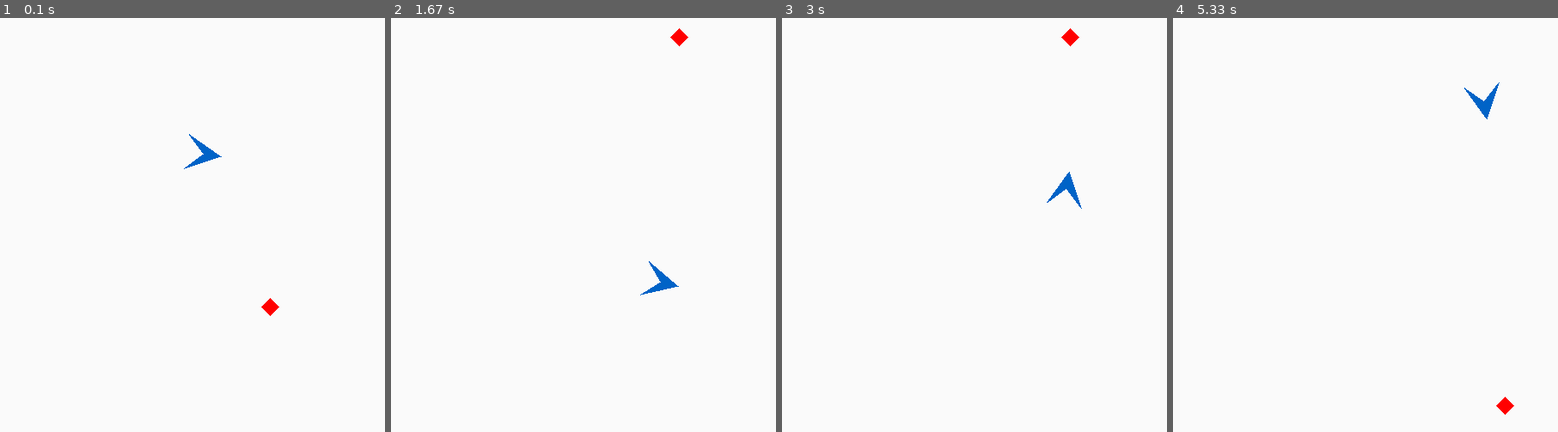
Above: before the commit, frames 1-4 (left to right).
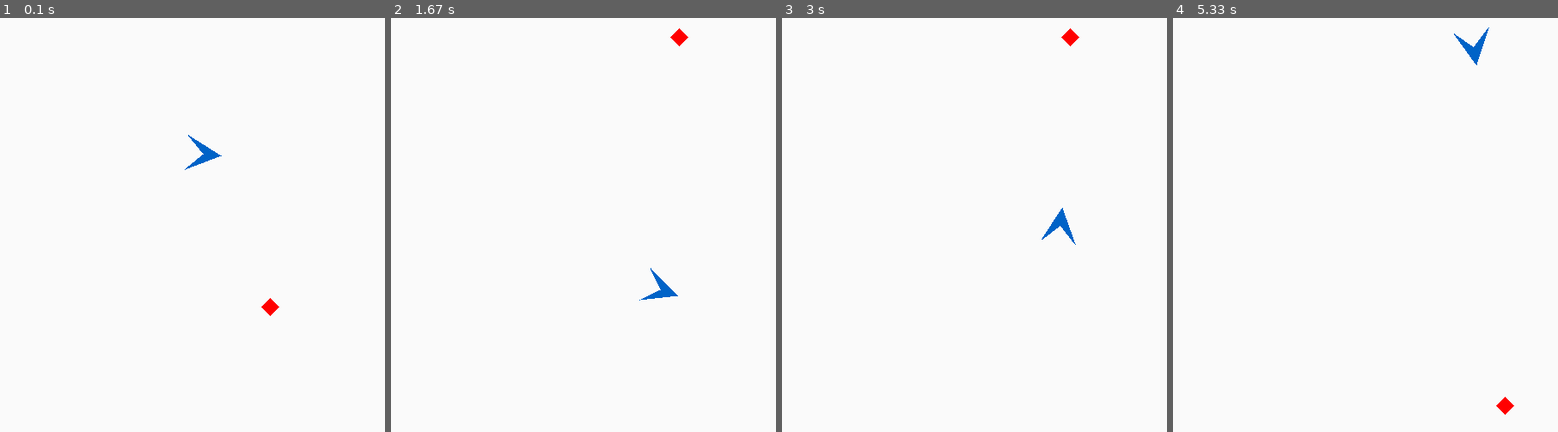
Above: after the commit, the same moments.

Repository: yipyip/Pygame-Examples
Game: pygame game, started from goalchaser.py
Same seed, same stepped clock (60 frames per second), same inputs: the game is played once before the commit and once after it.
Inputs:
- Up to frame 1 (0.1 s): no input
- Up to frame 2 (1.67 s): no input
- Up to frame 3 (3 s): no input
- Up to frame 4 (5.33 s): no input

The runs differ from the first frame. In frame 1, less than 0.1% of the frame differs, in the area x 47-58%, y 28-37%; in frame 2, 0.3%; in frame 3, 0.4%; in frame 4, 0.4%, in the area x 72-85%, y 2-25%.

Commit message:
frame duration title

Diff:
--- a/goalchaser.py
+++ b/goalchaser.py
@@ -94,7 +94,6 @@
 
         pyg.init()
         self.canvas = pyg.display.set_mode((self.width, self.height), pyg.DOUBLEBUF)
-        pyg.display.set_caption("Press ESC to exit.")
         self.clock = pyg.time.Clock()
 
 
@@ -110,6 +109,8 @@
         """
         running = True
         while running:
+            pyg.display.set_caption("Press ESC to exit."
+                                    "{}{:2.5f}".format(" " * 8, self.frame_duration_secs))
             self.clock.tick_busy_loop(self.fps)
             running = self.dispatch_events()
             self.controller.process()
@@ -363,12 +364,12 @@
           'backcol': (250, 250, 250),
           'robot_col': (0, 99, 199),
           'goal_col': (255, 0, 0),
-          'fps': 200,       # Pygame clock ticks
-          'dt': 0.005,      # samples per second
+          'fps': 40,       # Pygame clock ticks
+          'dt': 0.01,       # Time delta per frame duration
           'pi_step': 4,     # PI domain: angle = PI * 2 / pi_step
-          'pi_eps': 80,     # PI domain: angle epsilon = PI * 2 / pi_eps
+          'pi_eps': 100,     # PI domain: angle epsilon = PI * 2 / pi_eps
           'move_step': 400, # screen domain
-          'move_eps': 30}   # screen domain (goal proximity)
+          'move_eps': 20}   # screen domain (goal proximity)
 
 ####
 
